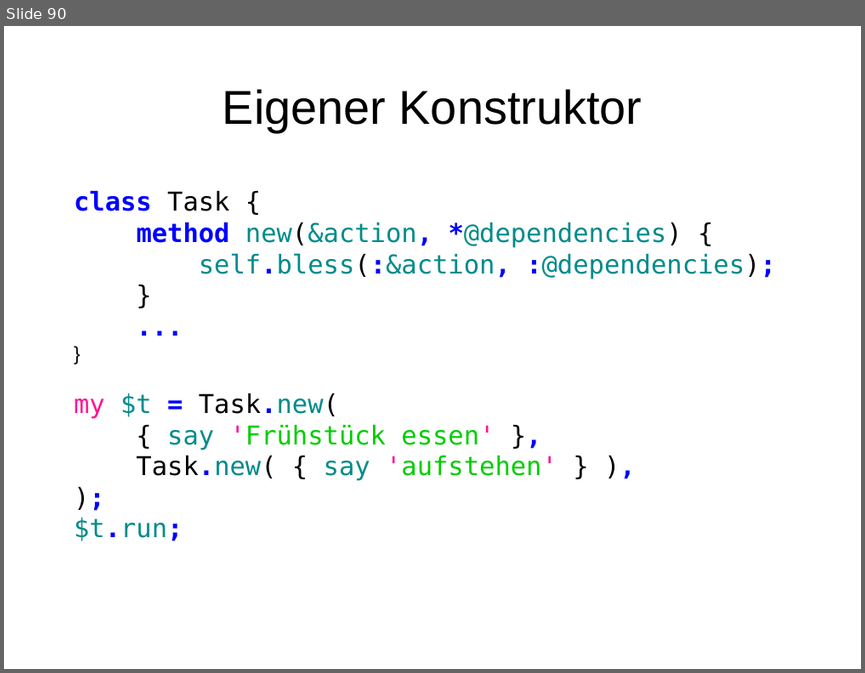
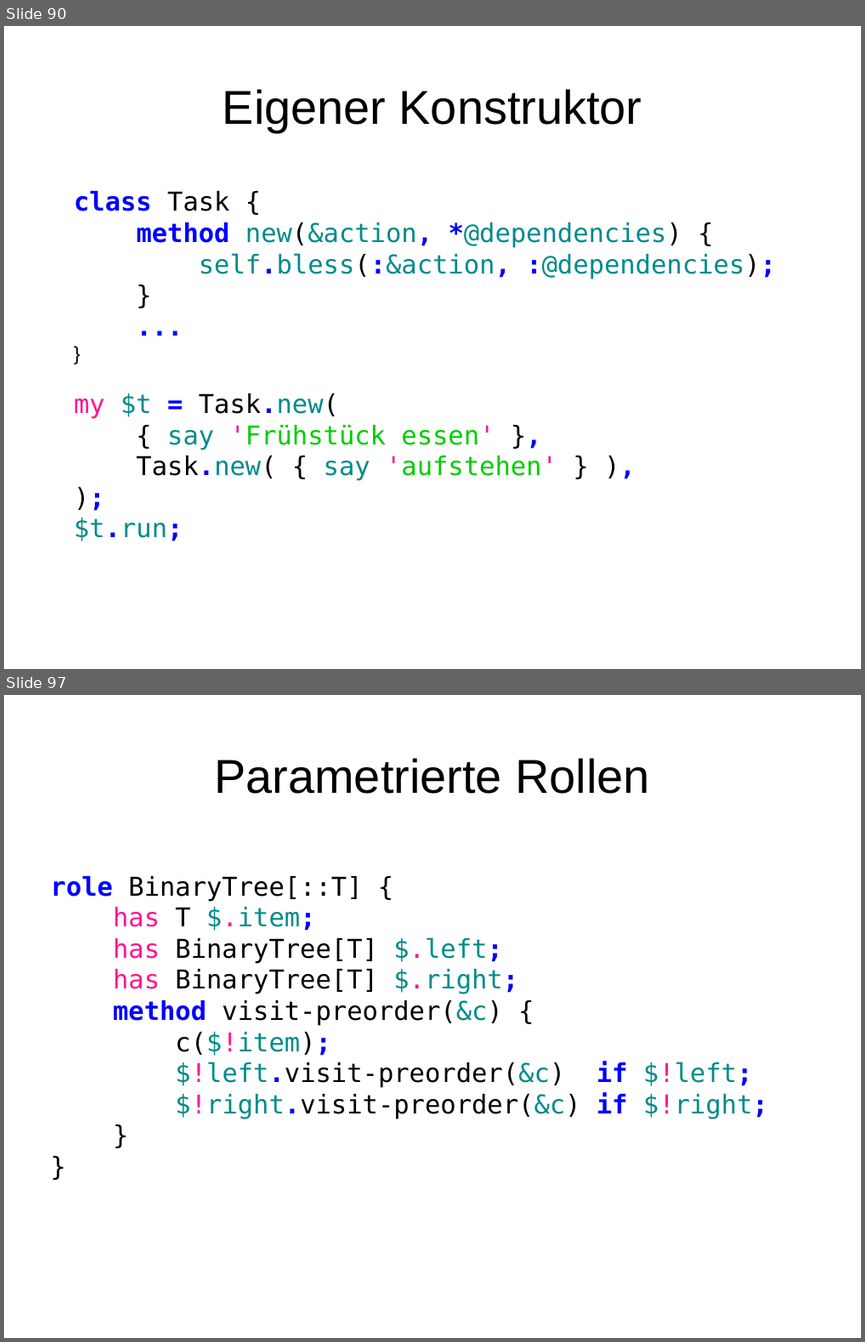
Before and after one commit to moritz/perl6-training-de, a slide deck: schulung.odp. Shown one above the other, each under a label of ours: slide 90 before the commit, slides 90 and 97 after it; the slides between them are not shown. The pictures are 865x673 and 865x1342 pixels, drawn with LibreOffice and Linux fonts; fonts in the diff are those of the drawing. Boxes give left, top, right and bottom in pixels: in the first picture for what was removed or moved away, otherwise in the second. Text is boxed around its words. In the diff, an @@ line names an element or a change of style, - is before the commit and + after.

Commit message:
Rollen

```diff
--- a/schulung.odp
+++ b/schulung.odp
@@ slide 97 added at (4, 695, 861, 1338), background #FFFFFF @@
@@ title added at (215, 758, 649, 794), 44 pt, text #000000 @@
+Parametrierte Rollen
@@ text added at (51, 875, 768, 1118), 24 pt, text #000000 @@
+role BinaryTree[::T] {
+has T $.item;
+has BinaryTree[T] $.left;
+has BinaryTree[T] $.right;
+method visit-preorder(&c) {
+c($!item);
+$!left.visit-preorder(&c) if $!left;
+$!right.visit-preorder(&c) if $!right;
+}
+}
```
Also in this commit, not shown: 7 other slides added, 6 other files.
